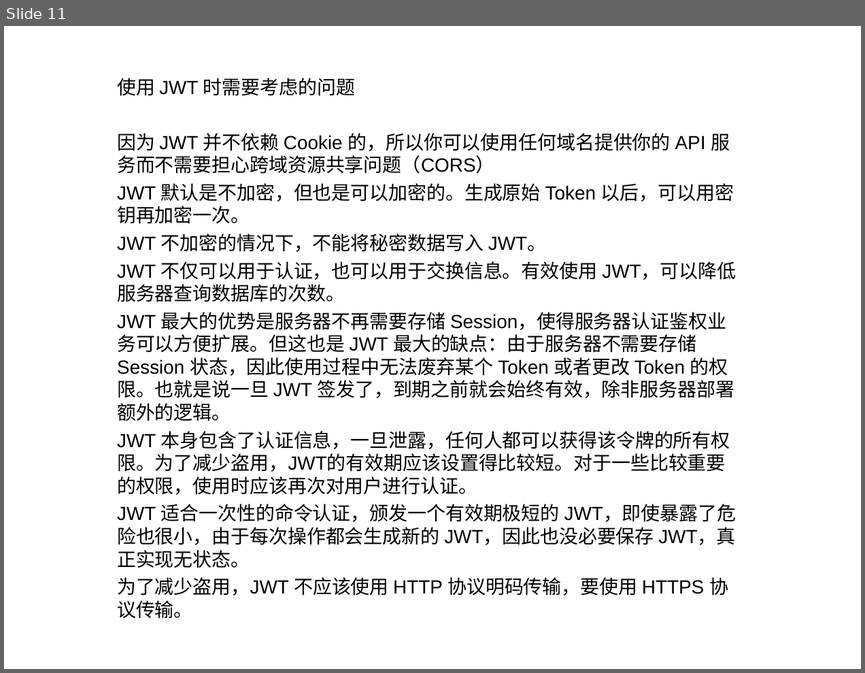
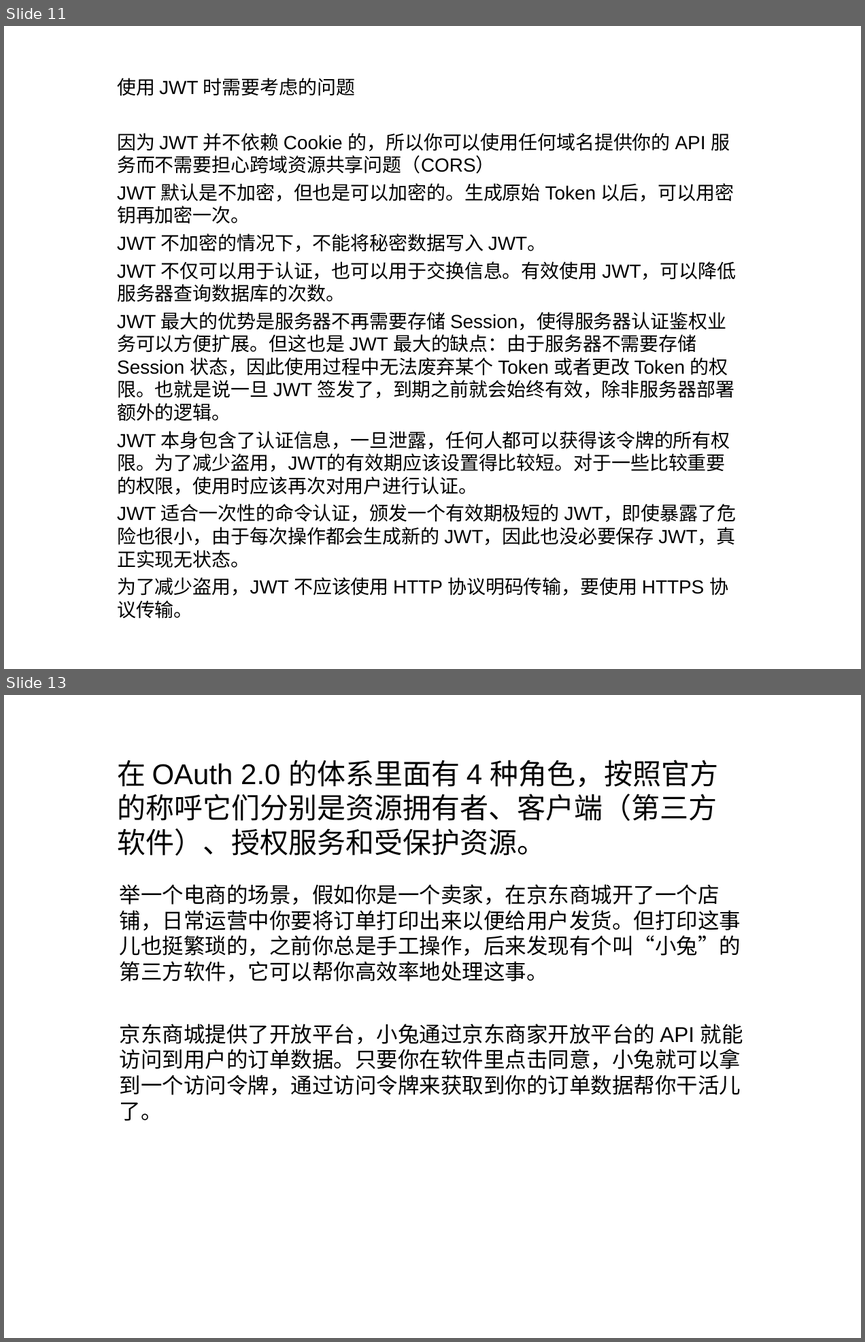
Before and after one commit to liyongjava36/oauth, a slide deck: 123.ppt. Shown one above the other, each under a label of ours: slide 11 before the commit, slides 11 and 13 after it; the slides between them are not shown. The pictures are 865x673 and 865x1342 pixels, drawn with LibreOffice and Linux fonts; fonts in the diff are those of the drawing. Boxes give left, top, right and bottom in pixels: in the first picture for what was removed or moved away, otherwise in the second. Text is boxed around its words. In the diff, an @@ line names an element or a change of style, - is before the commit and + after.

Commit message:
10

```diff
--- a/123.ppt
+++ b/123.ppt
@@ slide 13 added at (4,695,861,1338), background #FFFFFF @@
@@ title added at (117,760,719,855), 24 pt, text #000000 @@
+在 OAuth 2.0 的体系里面有 4 种角色，按照官方的称呼它们分别是资源拥有者、客户端（第三方软件）、授权服务和受保护资源。
@@ subtitle added at (120,884,743,1121), 18 pt, text #000000 @@
+举一个电商的场景，假如你是一个卖家，在京东商城开了一个店铺，日常运营中你要将订单打印出来以便给用户发货。但打印这事儿也挺繁琐的，之前你总是手工操作，后来发现有个叫“小兔”的第三方软件，它可以帮你高效率地处理这事。
+京东商城提供了开放平台，小兔通过京东商家开放平台的 API 就能访问到用户的订单数据。只要你在软件里点击同意，小兔就可以拿到一个访问令牌，通过访问令牌来获取到你的订单数据帮你干活儿了。
```
Also in this commit, not shown: 2 other slides added, 1 slide removed.
